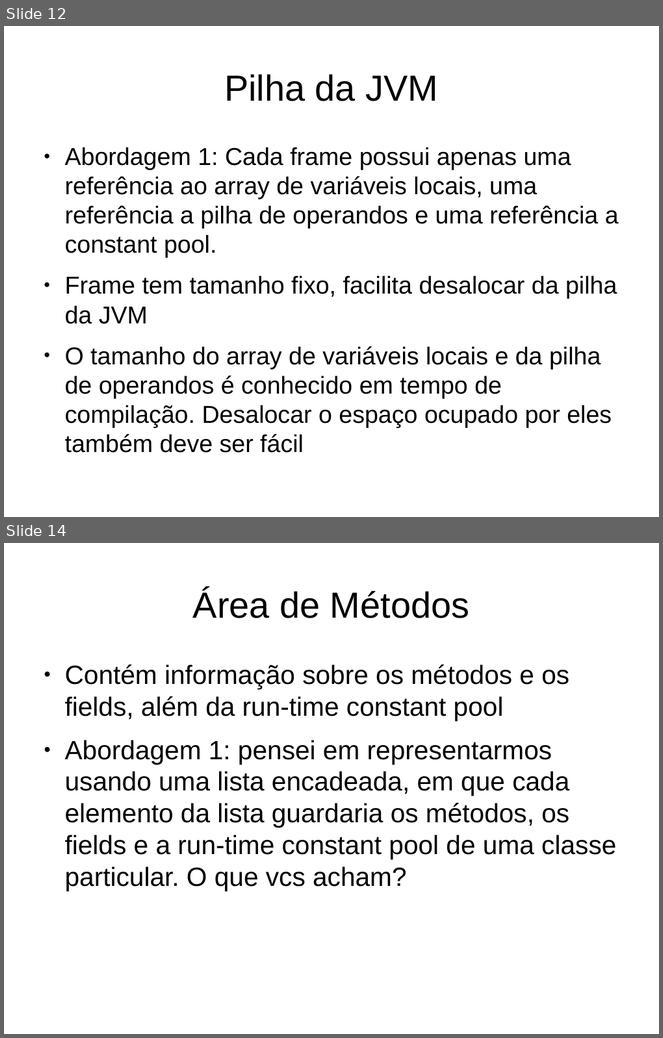
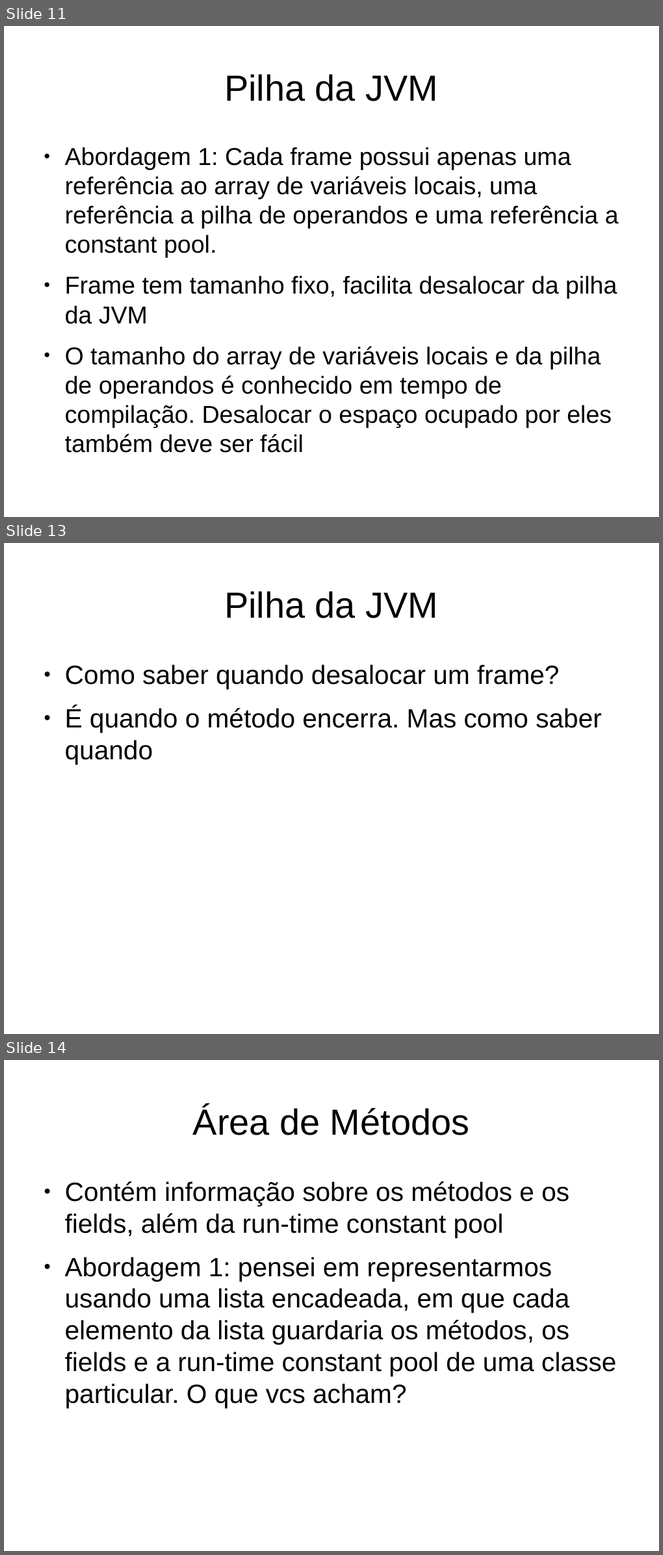
Before and after one commit to gabrielmm1234/jvm-sb, a slide deck: projetoLogico/apresentacao.odp. Shown one above the other, each under a label of ours: slides 12 and 14 before the commit, slides 11, 13 and 14 after it; the slides between them are not shown. The pictures are 663x1038 and 663x1555 pixels, drawn with LibreOffice and Linux fonts; fonts in the diff are those of the drawing. Boxes give left, top, right and bottom in pixels: in the first picture for what was removed or moved away, otherwise in the second. Text is boxed around its words. In the diff, an @@ line names an element or a change of style, - is before the commit and + after.

```diff
--- a/projetoLogico/apresentacao.odp
+++ b/projetoLogico/apresentacao.odp
@@ slide 13 added at [4, 543, 659, 1034], background #FFFFFF @@
@@ title added at [224, 591, 438, 618], 44 pt, text #000000 @@
+Pilha da JVM
@@ text added at [65, 665, 602, 764], 32 pt, text #000000 @@
+● Como saber quando desalocar um frame?
+● É quando o método encerra. Mas como saber quando
@@ what was slide 12 is now slide 11 @@
```
Also in this commit, not shown: 5 slides changed, 1 other slide added, 1 slide removed.
